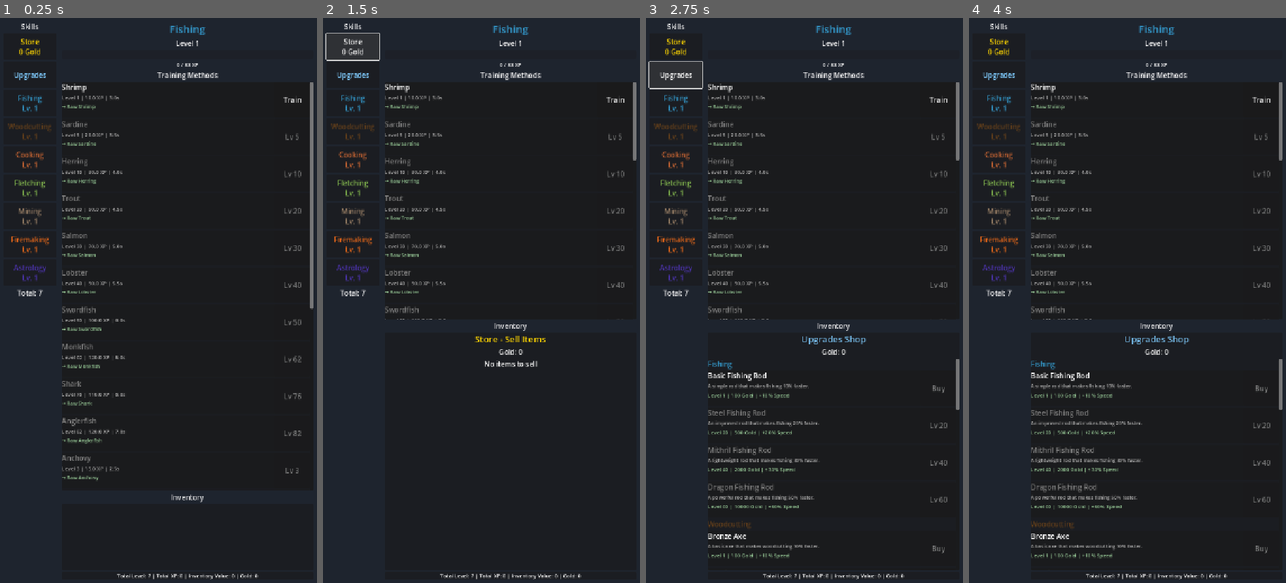
Above: before the commit, frames 1-4 (left to right).
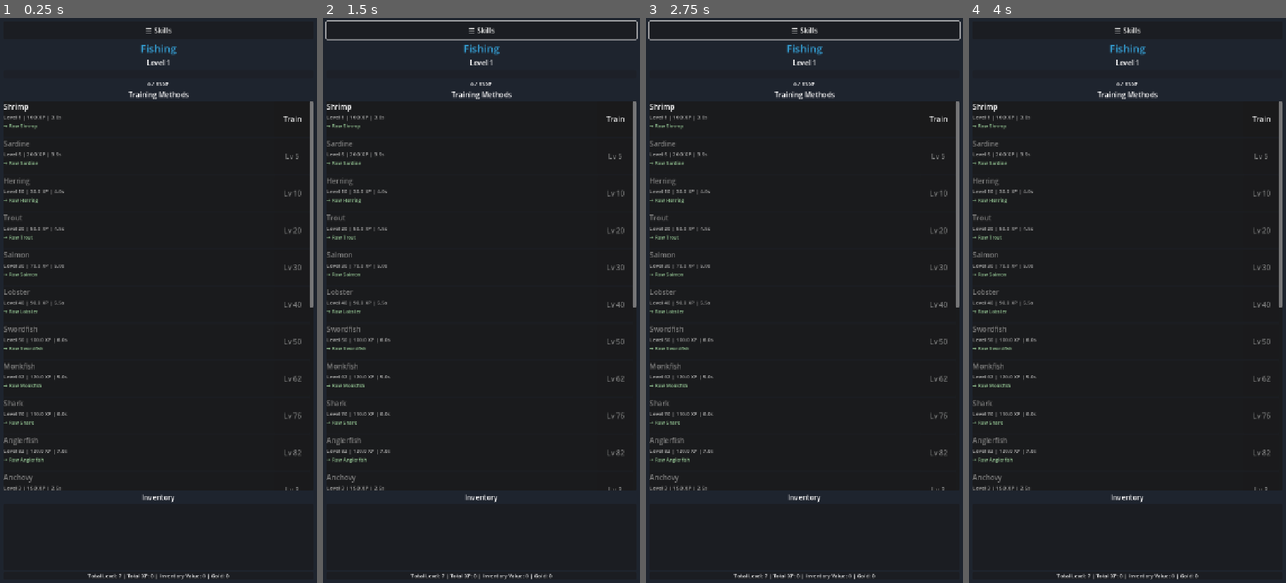
Above: after the commit, the same moments.

Repository: fahmed93/idlescapers
Game: Godot game, scene res://scenes/main.tscn
Two runs of this game, one before a commit and one after it. Both use one fixed random seed, a clock stepped at 60 frames per second and the inputs below.
Inputs (mouse positions are in pixels of both pictures, inside the frame that each line leads up to):
- Up to frame 1 (0.25 s): no input
- Up to frame 2 (1.5 s): click (481, 29) at 0.5 s, where only the run after the commit has a clickable "☰ Skills"; click (351, 46) at 1.25 s, where only the run before the commit has a clickable "Store 0 Gold"
- Up to frame 3 (2.75 s): click (674, 74) at 2 s, where only the run before the commit has a clickable "Upgrades"
- Up to frame 4 (4 s): click "Train" at 2.75 s; click "Stop Training" at 3.5 s

The runs differ from the first frame. In frame 1, 5.9% of the frame differs, in the area x 1-99%, y 0-100%; in frame 2, 6.2%; in frame 3, 8.1%, in the area x 0-100%, y 0-100%; in frame 4, 7.5%.

Commit message:
Add expandable sidebar with toggle button, default to closed
Co-authored-by: fahmed93 <4407704+fahmed93@users.noreply.github.com>

Diff:
--- a/scenes/main.tscn
+++ b/scenes/main.tscn
@@ -45,6 +45,11 @@
 [node name="MainContent" type="VBoxContainer" parent="HSplitContainer"]
 layout_mode = 2
 size_flags_horizontal = 3
+
+[node name="SidebarToggleButton" type="Button" parent="HSplitContainer/MainContent"]
+custom_minimum_size = Vector2(0, 40)
+layout_mode = 2
+text = "☰ Skills"
 
 [node name="SelectedSkillHeader" type="VBoxContainer" parent="HSplitContainer/MainContent"]
 layout_mode = 2
--- a/scripts/main.gd
+++ b/scripts/main.gd
@@ -5,6 +5,7 @@
 
 @onready var skill_sidebar: VBoxContainer = $HSplitContainer/SkillSidebar
 @onready var main_content: VBoxContainer = $HSplitContainer/MainContent
+@onready var sidebar_toggle_button: Button = $HSplitContainer/MainContent/SidebarToggleButton
 @onready var action_list: VBoxContainer = $HSplitContainer/MainContent/ActionList/ScrollContainer/ActionListContent
 @onready var selected_skill_label: Label = $HSplitContainer/MainContent/SelectedSkillHeader/SkillName
 @onready var skill_level_label: Label = $HSplitContainer/MainContent/SelectedSkillHeader/SkillLevel
@@ -32,6 +33,7 @@
 var upgrades_panel: PanelContainer = null
 var upgrades_list: VBoxContainer = null
 var upgrades_gold_label: Label = null
+var is_sidebar_expanded: bool = false
 
 func _ready() -> void:
 	_setup_signals()
@@ -42,6 +44,9 @@
 	_populate_skill_sidebar()
 	_update_total_stats()
 	_hide_training_panel()
+
+	# Set sidebar to collapsed by default
+	_set_sidebar_collapsed(true)
 
 	# Select first skill by default
 	if not GameManager.skills.is_empty():
@@ -62,6 +67,7 @@
 	UpgradeShop.upgrade_purchased.connect(_on_upgrade_purchased)
 	UpgradeShop.upgrades_updated.connect(_on_upgrades_updated)
 	stop_button.pressed.connect(_on_stop_button_pressed)
+	sidebar_toggle_button.pressed.connect(_on_sidebar_toggle_pressed)
 
 func _process(_delta: float) -> void:
 	if GameManager.is_training:
@@ -683,3 +689,18 @@
 func _on_upgrades_updated() -> void:
 	if is_upgrades_view:
 		_populate_upgrades_list()
+
+## Toggle sidebar visibility
+func _on_sidebar_toggle_pressed() -> void:
+	_set_sidebar_collapsed(not skill_sidebar.visible)
+
+## Set sidebar collapsed/expanded state
+func _set_sidebar_collapsed(collapsed: bool) -> void:
+	skill_sidebar.visible = not collapsed
+	is_sidebar_expanded = not collapsed
+
+	# Update toggle button text
+	if collapsed:
+		sidebar_toggle_button.text = "☰ Skills"
+	else:
+		sidebar_toggle_button.text = "✕ Close"
